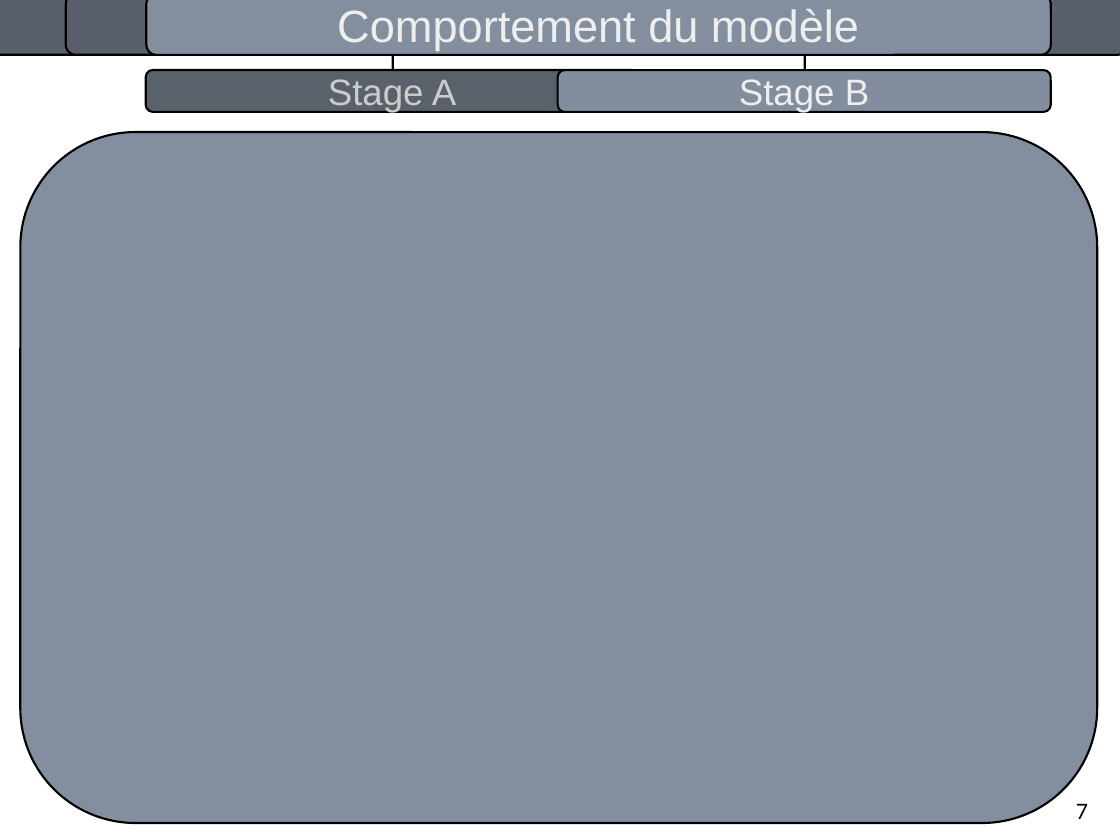
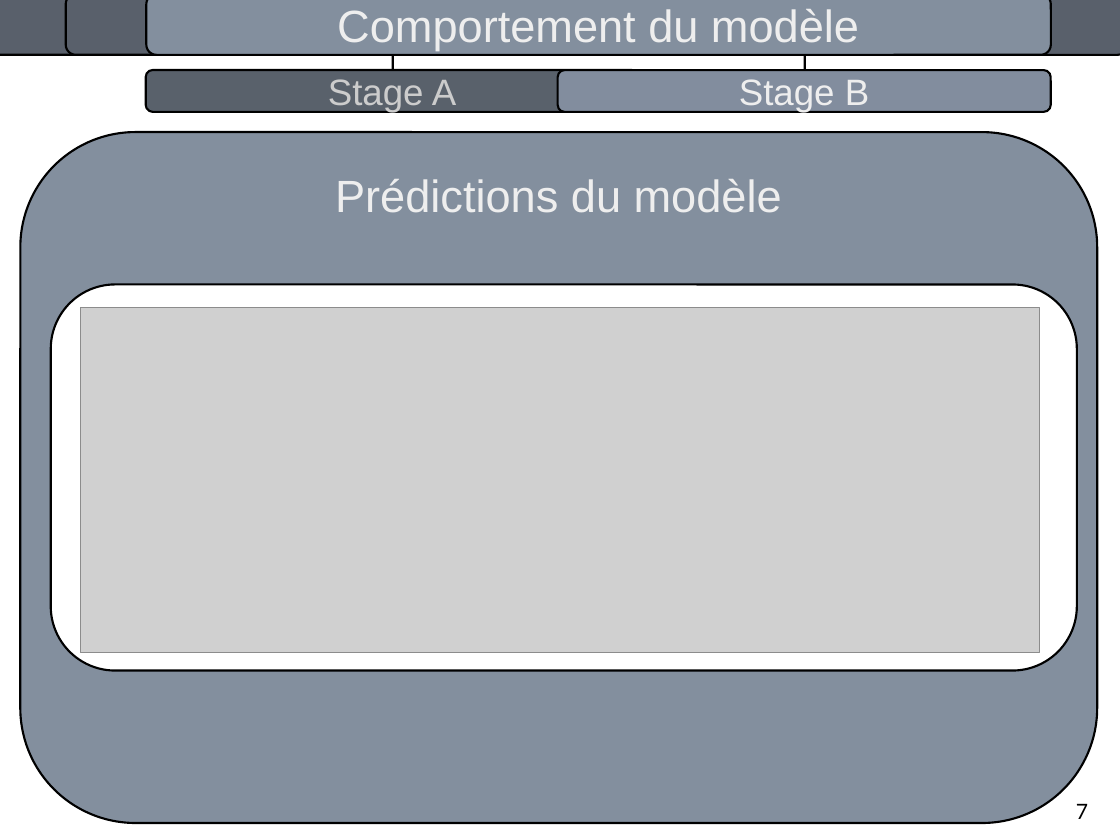
Before and after one commit to pierrealbiges/ActiveVision, a slide deck: slide 11 of LabBooks/Pres_orale.odp. Drawn at 1120x840 pixels with LibreOffice and Linux fonts; fonts in the diff are those of the drawing; grey boxes stand for pictures. Boxes give left, top, right and bottom in pixels: in the first picture for what was removed or moved away, otherwise in the second. Text is boxed around its words. In the diff, an @@ line names an element or a change of style, - is before the commit and + after.

```diff
--- a/LabBooks/Pres_orale.odp
+++ b/LabBooks/Pres_orale.odp
@@ text added at box(335, 179, 782, 213), 32 pt, text #EEEEEE @@
+Prédictions du modèle
@@ rounded rectangle added at box(51, 285, 1077, 671), fill #FFFFFF, outline #000000 1.5 pt @@
@@ picture added at box(80, 307, 1040, 652) @@
```
Also in this commit, not shown: 9 other slides changed, 1 slide added, 1 other file.
